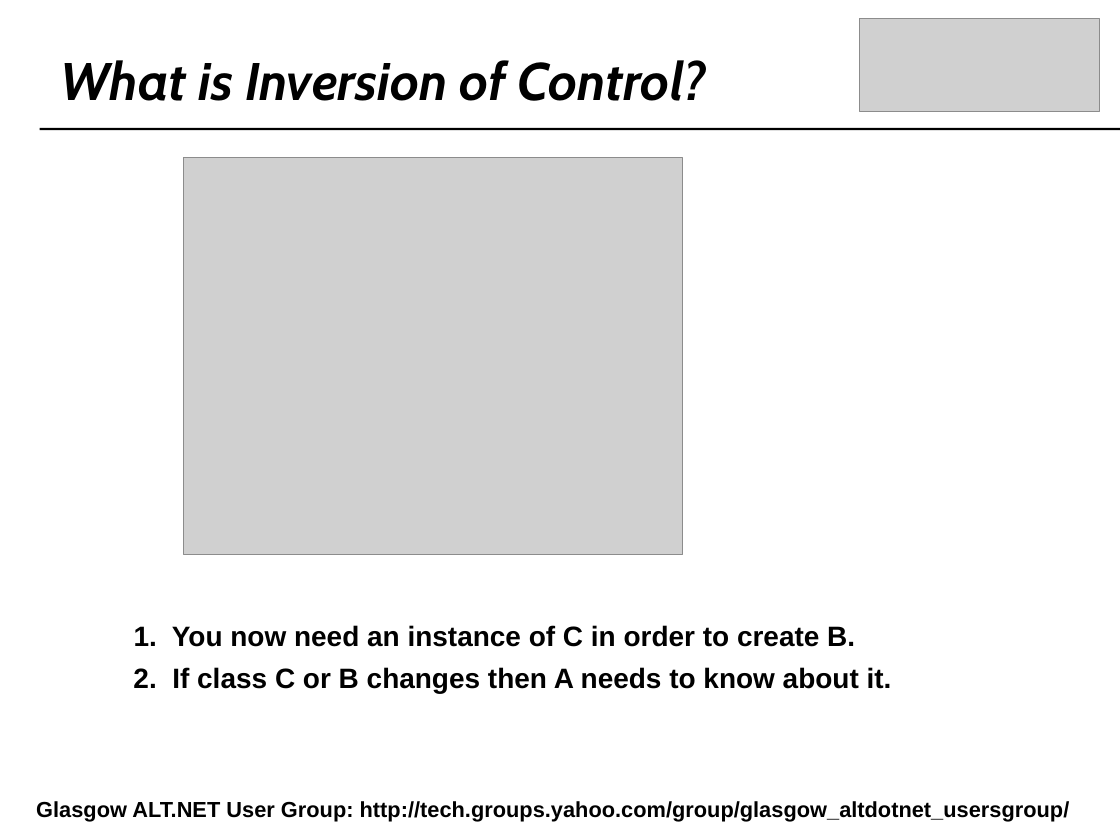
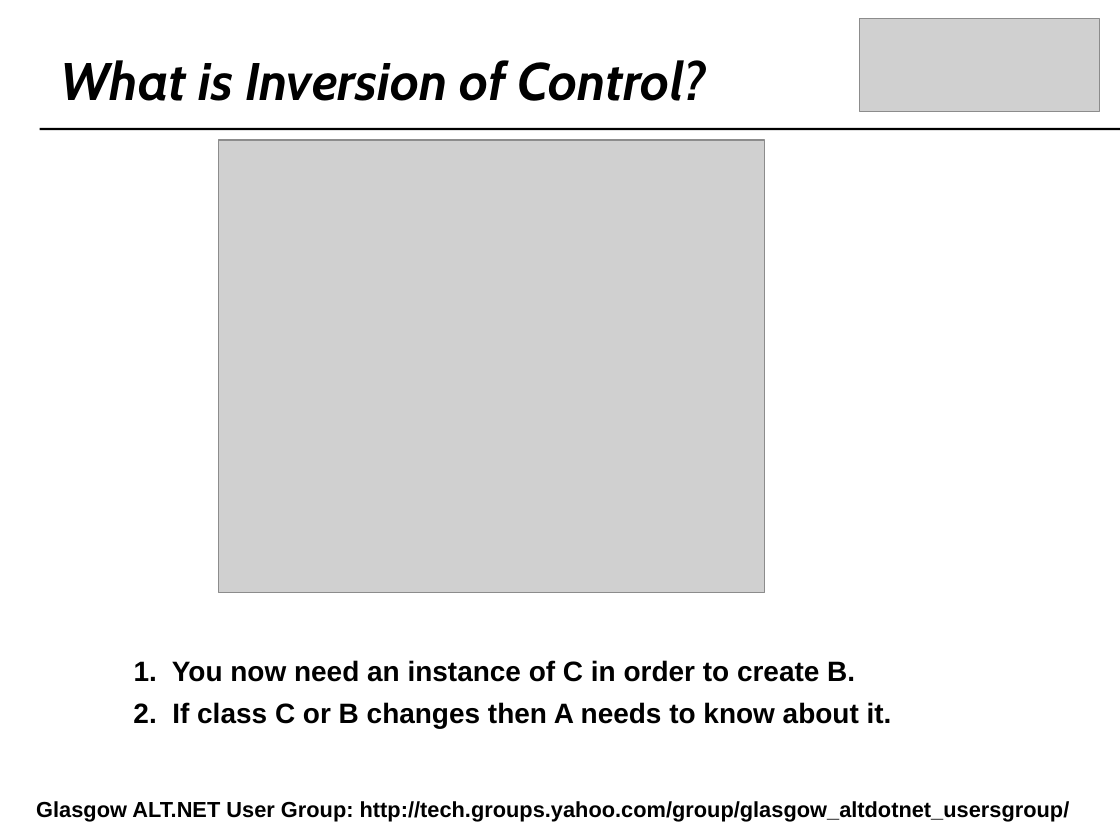
Before and after one commit to craignicol/scotaltdotnet, a slide deck: slide 11 of belfast/IOC-TDD-And Testability.ppt (slide 8 before the commit). Drawn at 1120x840 pixels with LibreOffice and Linux fonts; fonts in the diff are those of the drawing; grey boxes stand for pictures; background and template pictures are left out. Boxes give left, top, right and bottom in pixels: in the first picture for what was removed or moved away, otherwise in the second. Text is boxed around its words. In the diff, an @@ line names an element or a change of style, - is before the commit and + after.

```diff
--- a/belfast/IOC-TDD-And Testability.ppt
+++ b/belfast/IOC-TDD-And Testability.ppt
@@ picture: place and size @@
-picture at (184,158,682,556)
+picture at (218,140,764,592)
@@ text "1. You now need an ...": place and size @@
-text "1. You now need an ..." at (134,625,855,647)
+text "1. You now need an ..." at (134,660,855,682)
@@ text "2. If class C or ...": place and size @@
-text "2. If class C or ..." at (133,667,892,693)
+text "2. If class C or ..." at (133,702,892,728)
```
Also in this commit, not shown: 7 other slides changed, 5 slides added, 7 other files.
